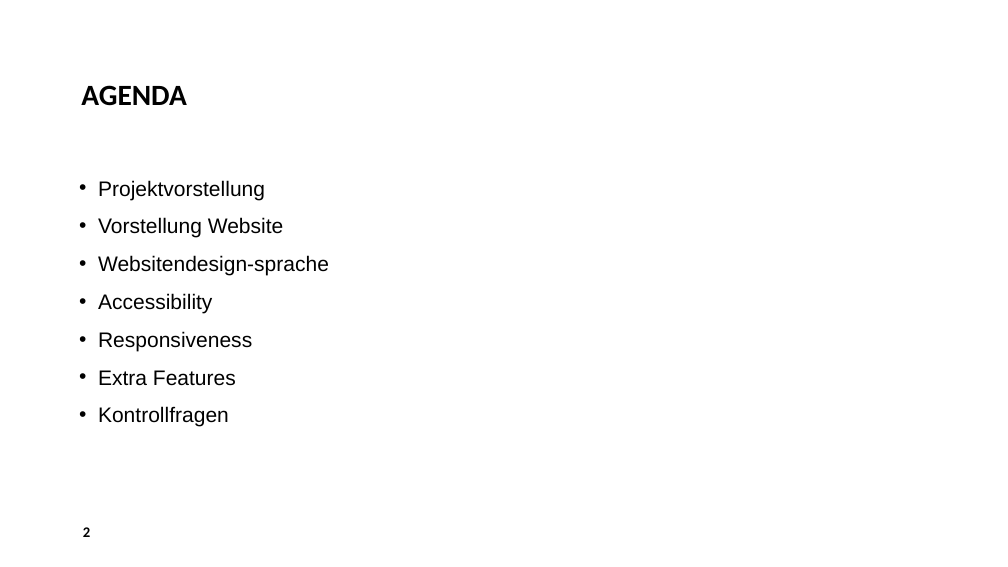
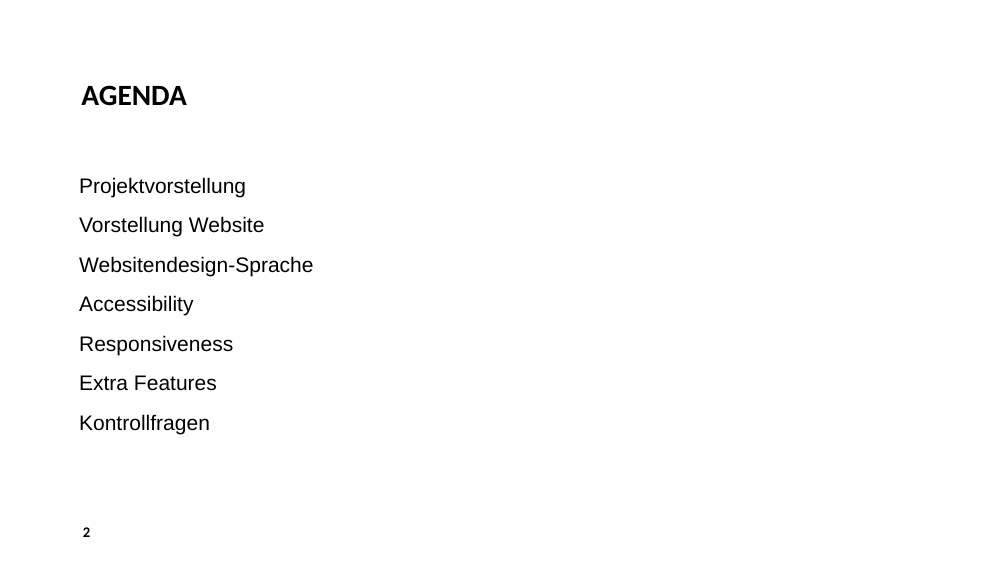
Before and after one commit to patricjenni/kochrezepte, a slide deck: slide 2 of docs/Präsentation_Kochrezepte.pptx. Drawn at 1008x567 pixels with LibreOffice and Linux fonts; fonts in the diff are those of the drawing; background and template pictures are left out. Boxes give left, top, right and bottom in pixels: in the first picture for what was removed or moved away, otherwise in the second. Text is boxed around its words. In the diff, an @@ line names an element or a change of style, - is before the commit and + after.

```diff
--- a/docs/Präsentation_Kochrezepte.pptx
+++ b/docs/Präsentation_Kochrezepte.pptx
@@ text at box(79, 177, 265, 434): bullet • to none; line spacing 24pt to 0.9; more space between paragraphs @@
@@ text at box(79, 256, 313, 276): text changed @@
-• Websitendesign-sprache
+Websitendesign-Sprache
```
Also in this commit, not shown: 7 other slides changed, 9 slides removed.
